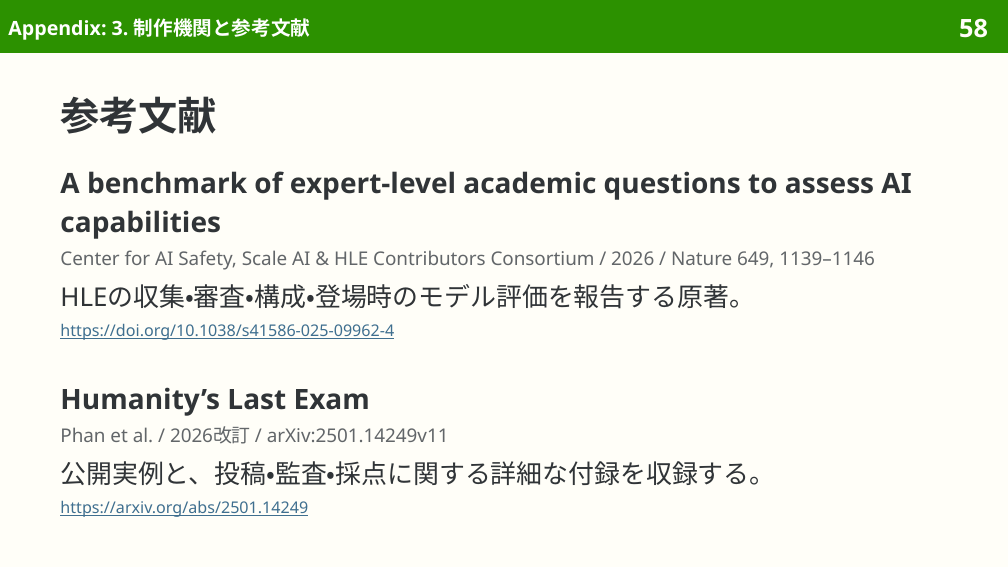
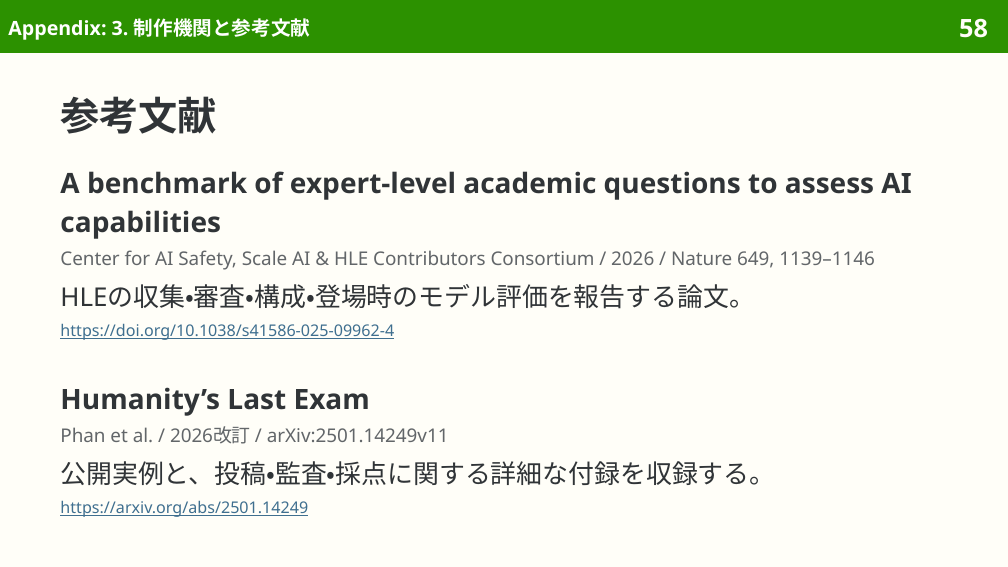
Before and after one commit to sasakiy84/datasets-in-10-minutes, a slide deck: slide 58 of slides/datasets-in-10-minutes-hle.pptx. Drawn at 1008x567 pixels with LibreOffice and Linux fonts; fonts in the diff are those of the drawing. Boxes give left, top, right and bottom in pixels: in the first picture for what was removed or moved away, otherwise in the second. Text is boxed around its words. In the diff, an @@ line names an element or a change of style, - is before the commit and + after.

Commit message:
slides(hle): refine Japanese wording and pair translations

```diff
--- a/slides/datasets-in-10-minutes-hle.pptx
+++ b/slides/datasets-in-10-minutes-hle.pptx
@@ text at (60, 284, 755, 309): text changed @@
-HLEの収集・審査・構成・登場時のモデル評価を報告する原著。
+HLEの収集・審査・構成・登場時のモデル評価を報告する論文。
```
Also in this commit, not shown: 9 other slides changed, 4 other files.
